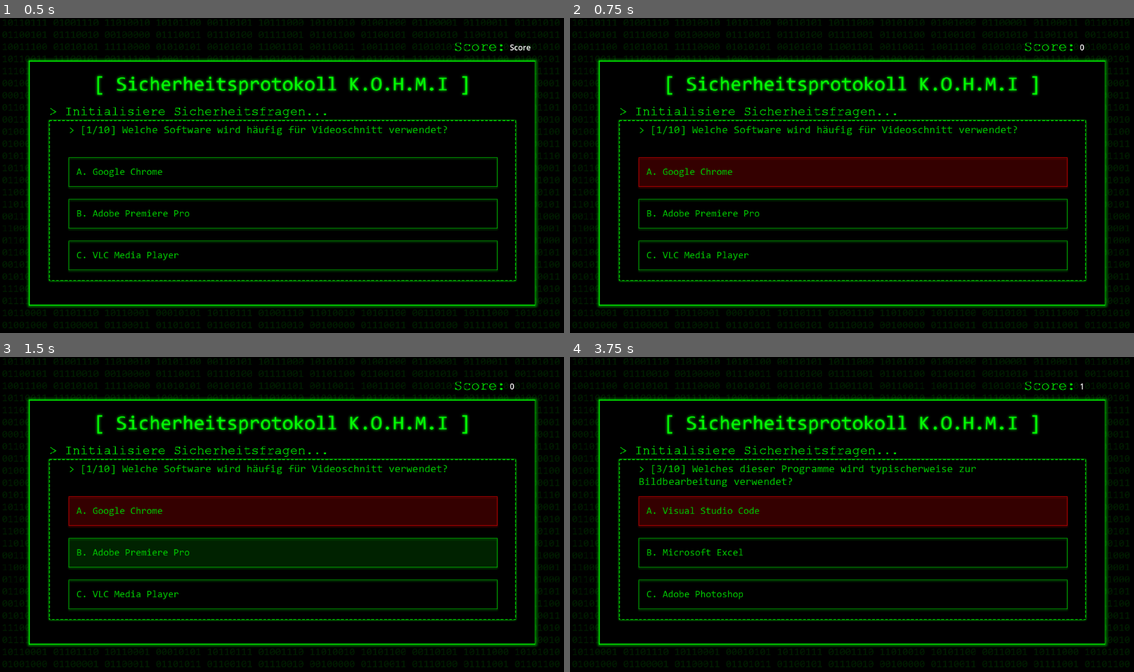
Above: before the commit, frames 1-4 (two rows, left to right).
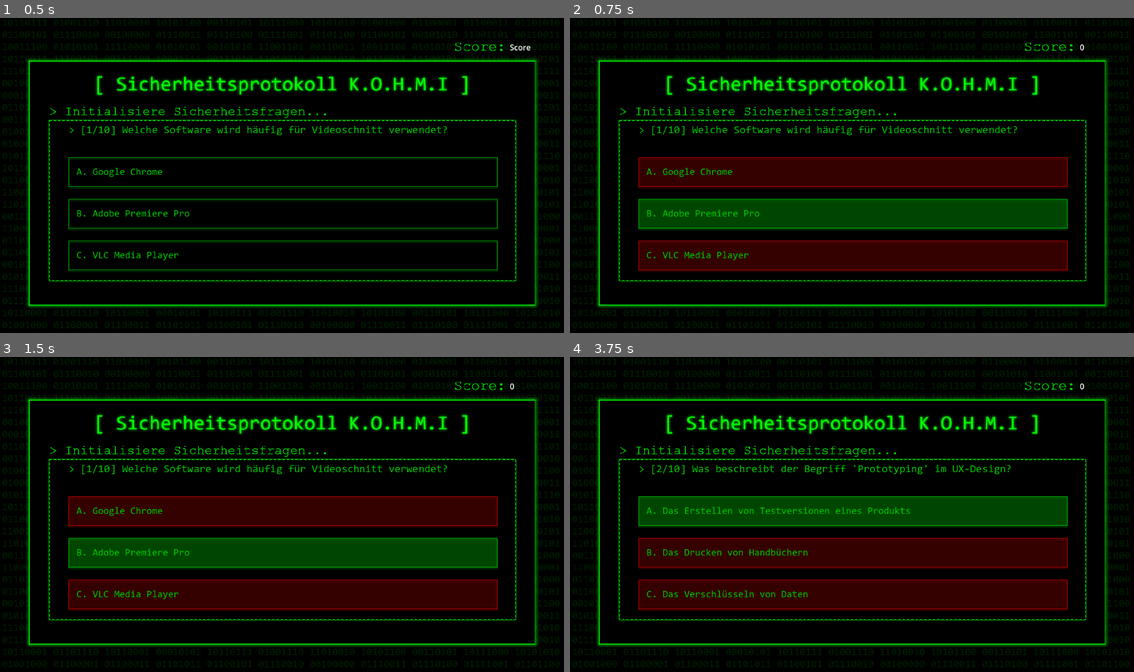
Above: after the commit, the same moments.

Repository: julixus/kohmi_games_v2
Game: Godot game, scene res://scenes/quiz.tscn
Same seed, same stepped clock (60 frames per second), same inputs: the game is played once before the commit and once after it.
Inputs:
- Up to frame 1 (0.5 s): no input
- Up to frame 2 (0.75 s): click "A. Google Chrome" at 0.5 s
- Up to frame 3 (1.5 s): click "B. Adobe Premiere Pro" at 1.25 s
- Up to frame 4 (3.75 s): click "A. Das Erstellen von Testvers…" (after the commit: "A. Google Chrome") at 2 s; click "B. Das Drucken von Handbüchern" at 2.75 s; click "A. Visual Studio Code" (after the commit: "A. Das Erstellen von Testvers…") at 3.5 s

Frame 1 is identical in both runs. In frame 2, 15% of the frame differs, in the area x 12-89%, y 57-81%; in frame 3, 14%; in frame 4, 24%, in the area x 12-92%, y 8-81%.

Commit message:
reveal_options() hinzugefügt
es wird nach gedrückter Antwort bei allen Antworten angezeigt, ob sie richtig waren oder falsch

Diff:
--- a/scripts/quiz.gd
+++ b/scripts/quiz.gd
@@ -25,11 +25,6 @@
 	new_question()
 	load_answers()
 
-func _process(delta: float) -> void:
-	var green_clr = Color(0.0, 0.776, 0.0)
-	#option_1.add_theme_color_override("font_color", Color.BROWN)
-	#option_2.add_theme_color_override("font_color", Color.BROWN)
-	#option_3.add_theme_color_override("font_color", Color.BROWN)
 
 func load_textures():
 	style_right.texture = load("res://res/Quiz-richtig.webp")
@@ -65,22 +60,12 @@
 		handle_option_pressed(1)
 
 func handle_option_pressed(index):
-	var option = option_buttons[index]
-
 	if shuffled_all[counter].answers[question_order[index]].is_true:
 		score += 1
-		option.add_theme_stylebox_override("normal", style_right)
-		option.add_theme_stylebox_override("hover", style_right)
-	else:
-		option.add_theme_stylebox_override("normal", style_wrong)
-		option.add_theme_stylebox_override("hover", style_wrong)
+	reveal_options()
 	counter += 1
 	score_label.text = str(score)
-	can_click = false #verhindert spammen von Anworten, ansonsten von zb Frage 3 auf Frage 10 instant
-	await wait(1)
-	can_click = true
-	option.remove_theme_stylebox_override("normal")
-	option.remove_theme_stylebox_override("hover")
+	await wait(1.5)
 	if (counter < MAX_QUESTIONS):
 		new_question()
 		load_answers()
@@ -91,3 +76,20 @@
 
 func wait(seconds: float):
 	await get_tree().create_timer(seconds).timeout
+
+func reveal_options():
+	var i = 0
+	for option in option_buttons:
+		if shuffled_all[counter].answers[question_order[i]].is_true:
+			option.add_theme_stylebox_override("normal", style_right)
+			option.add_theme_stylebox_override("hover", style_right)
+		else:
+			option.add_theme_stylebox_override("normal", style_wrong)
+			option.add_theme_stylebox_override("hover", style_wrong)
+		i += 1
+	can_click = false #verhindert spammen von Anworten, ansonsten von zb Frage 3 auf Frage 10 instant
+	await wait(1.5)
+	can_click = true
+	for option in option_buttons:
+		option.remove_theme_stylebox_override("normal")
+		option.remove_theme_stylebox_override("hover")
